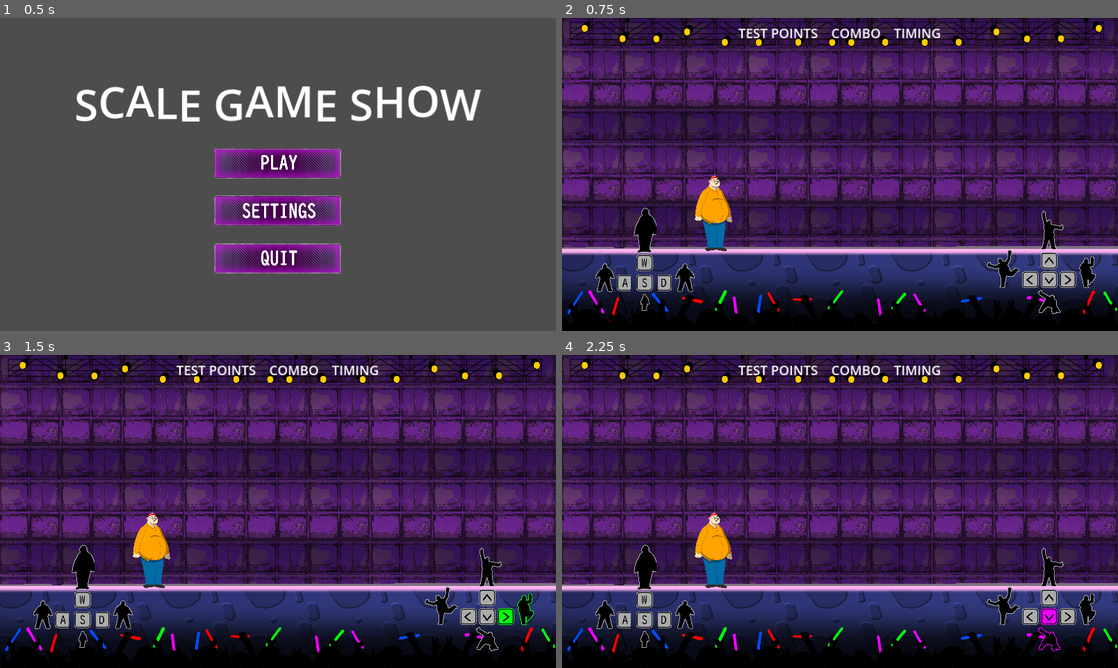
Above: before the commit, frames 1-4 (two rows, left to right).
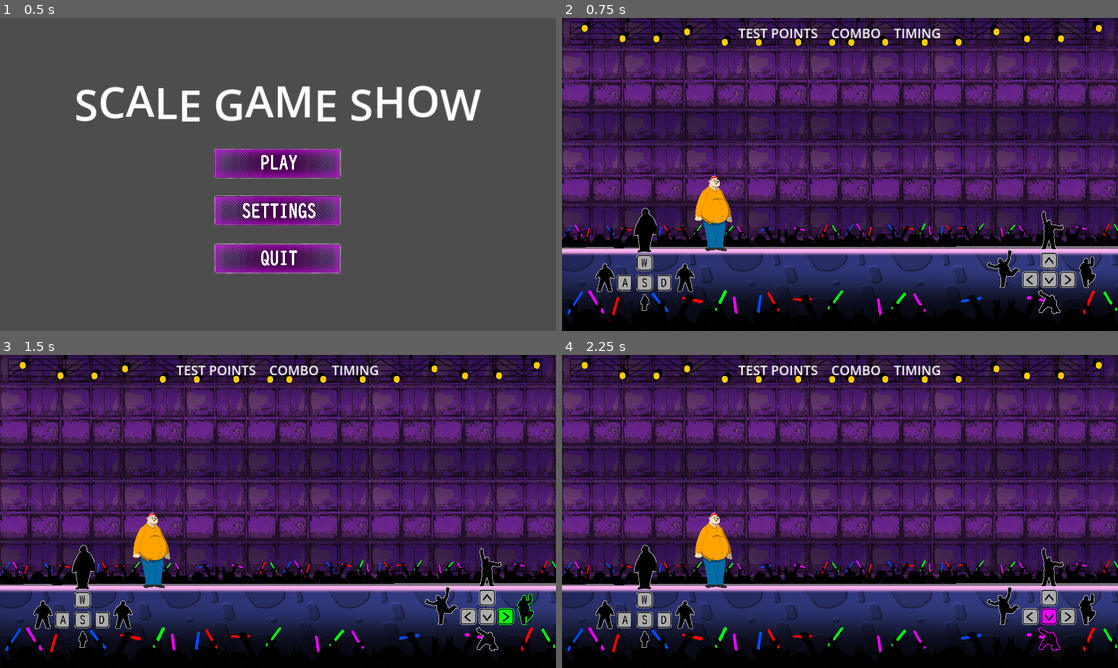
Above: after the commit, the same moments.

Repository: onegm/Scale-Game-Show
Game: Godot game, scene res://UI/main_menu/menu_screen.tscn
Same seed, same stepped clock (60 frames per second), same inputs: the game is played once before the commit and once after it.
Inputs (mouse positions are in pixels of both pictures, inside the frame that each line leads up to):
- Up to frame 1 (0.5 s): no input
- Up to frame 2 (0.75 s): click (840, 161) at 0.5 s
- Up to frame 3 (1.5 s): tap Enter at 1.25 s; hold Right (pose_right) from 1.28 s (still down); tap A (look_left) at 1.35 s
- Up to frame 4 (2.25 s): tap Space at 2 s; release Right (pose_right) at 2.03 s; hold Down (pose_down) from 2.03 s (still down); tap D (look_right) at 2.1 s

Frame 1 is identical in both runs. In frame 2, 3.4% of the frame differs, in the area x 0-100%, y 65-74%; in frame 3, 3.4%; in frame 4, 3.4%.

Commit message:
More Environment cleaning

Diff:
--- a/levels/Level1.tscn
+++ b/levels/Level1.tscn
@@ -52,8 +52,32 @@
 scale = Vector2(0.668287, 0.6625)
 texture = ExtResource("8_n13x7")
 
+[node name="GmtkStageForeground-PeopleClose2" type="Sprite2D" parent="."]
+z_index = -2
+position = Vector2(321, 344)
+scale = Vector2(0.350926, 0.350926)
+texture = ExtResource("7_0m83s")
+
+[node name="GmtkStageForeground-Hands2" type="Sprite2D" parent="."]
+z_index = -1
+position = Vector2(323, 347)
+scale = Vector2(0.334144, 0.33125)
+texture = ExtResource("8_n13x7")
+
+[node name="GmtkStageForeground-PeopleClose3" type="Sprite2D" parent="."]
+z_index = -2
+position = Vector2(969.889, 341.5)
+scale = Vector2(0.350926, 0.350926)
+texture = ExtResource("7_0m83s")
+
+[node name="GmtkStageForeground-Hands3" type="Sprite2D" parent="."]
+z_index = -1
+position = Vector2(971.889, 344.5)
+scale = Vector2(0.334144, 0.33125)
+texture = ExtResource("8_n13x7")
+
 [node name="WallTextureBg" type="Sprite2D" parent="."]
-z_index = -1
+z_index = -3
 texture_repeat = 2
 position = Vector2(210.006, 101.25)
 scale = Vector2(0.561697, 0.561697)
@@ -61,7 +85,7 @@
 metadata/_edit_lock_ = true
 
 [node name="WallTextureBg2" type="Sprite2D" parent="."]
-z_index = -1
+z_index = -3
 texture_repeat = 2
 position = Vector2(210.006, 319.25)
 scale = Vector2(0.561697, 0.561697)
@@ -69,7 +93,7 @@
 metadata/_edit_lock_ = true
 
 [node name="WallTextureBg3" type="Sprite2D" parent="."]
-z_index = -1
+z_index = -3
 texture_repeat = 2
 position = Vector2(638.013, 101.5)
 scale = Vector2(0.561697, 0.561697)
@@ -77,7 +101,7 @@
 metadata/_edit_lock_ = true
 
 [node name="WallTextureBg4" type="Sprite2D" parent="."]
-z_index = -1
+z_index = -3
 texture_repeat = 2
 position = Vector2(638.013, 319.5)
 scale = Vector2(0.561697, 0.561697)
@@ -85,7 +109,7 @@
 metadata/_edit_lock_ = true
 
 [node name="WallTextureBg5" type="Sprite2D" parent="."]
-z_index = -1
+z_index = -3
 texture_repeat = 2
 position = Vector2(1066.01, 101.5)
 scale = Vector2(0.561697, 0.561697)
@@ -93,7 +117,7 @@
 metadata/_edit_lock_ = true
 
 [node name="WallTextureBg6" type="Sprite2D" parent="."]
-z_index = -1
+z_index = -3
 texture_repeat = 2
 position = Vector2(1066.01, 319.5)
 scale = Vector2(0.561697, 0.561697)
@@ -101,7 +125,7 @@
 metadata/_edit_lock_ = true
 
 [node name="WallTextureBg7" type="Sprite2D" parent="."]
-z_index = -1
+z_index = -3
 texture_repeat = 2
 position = Vector2(210.006, 537.25)
 scale = Vector2(0.561697, 0.561697)
@@ -109,7 +133,7 @@
 metadata/_edit_lock_ = true
 
 [node name="WallTextureBg8" type="Sprite2D" parent="."]
-z_index = -1
+z_index = -3
 texture_repeat = 2
 position = Vector2(210.006, 755.25)
 scale = Vector2(0.561697, 0.561697)
@@ -117,7 +141,7 @@
 metadata/_edit_lock_ = true
 
 [node name="WallTextureBg9" type="Sprite2D" parent="."]
-z_index = -1
+z_index = -3
 texture_repeat = 2
 position = Vector2(638.013, 537.5)
 scale = Vector2(0.561697, 0.561697)
@@ -125,7 +149,7 @@
 metadata/_edit_lock_ = true
 
 [node name="WallTextureBg10" type="Sprite2D" parent="."]
-z_index = -1
+z_index = -3
 texture_repeat = 2
 position = Vector2(638.013, 755.5)
 scale = Vector2(0.561697, 0.561697)
@@ -133,7 +157,7 @@
 metadata/_edit_lock_ = true
 
 [node name="WallTextureBg11" type="Sprite2D" parent="."]
-z_index = -1
+z_index = -3
 texture_repeat = 2
 position = Vector2(1066.01, 537.5)
 scale = Vector2(0.561697, 0.561697)
@@ -141,7 +165,7 @@
 metadata/_edit_lock_ = true
 
 [node name="WallTextureBg12" type="Sprite2D" parent="."]
-z_index = -1
+z_index = -3
 texture_repeat = 2
 position = Vector2(1066.01, 755.5)
 scale = Vector2(0.561697, 0.561697)
